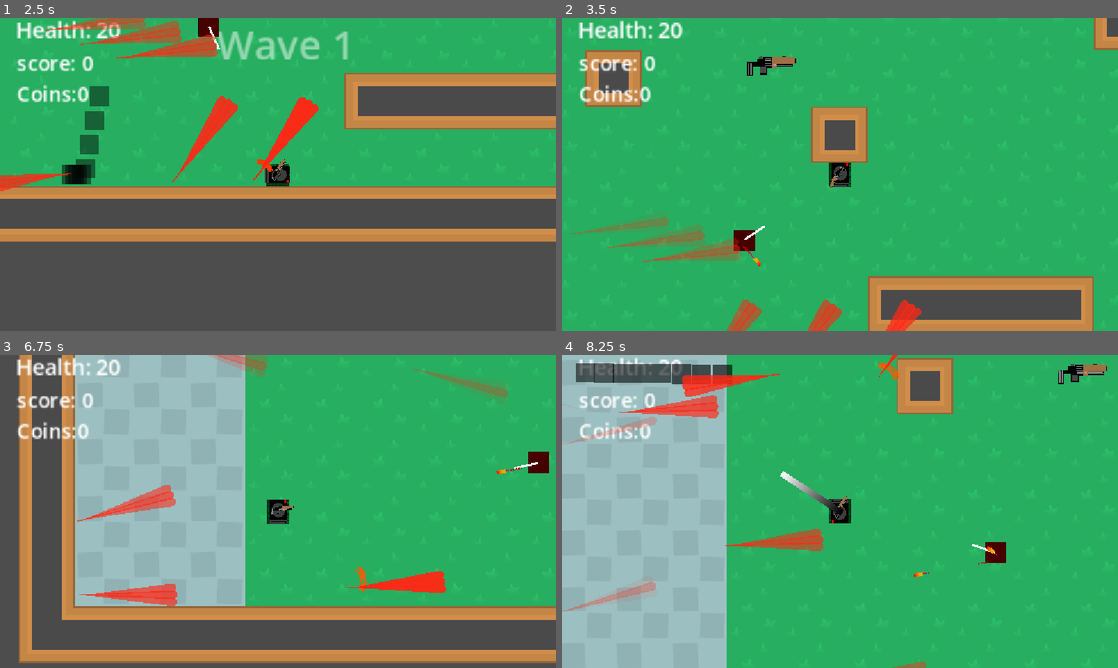
Above: before the commit, frames 1-4 (two rows, left to right).
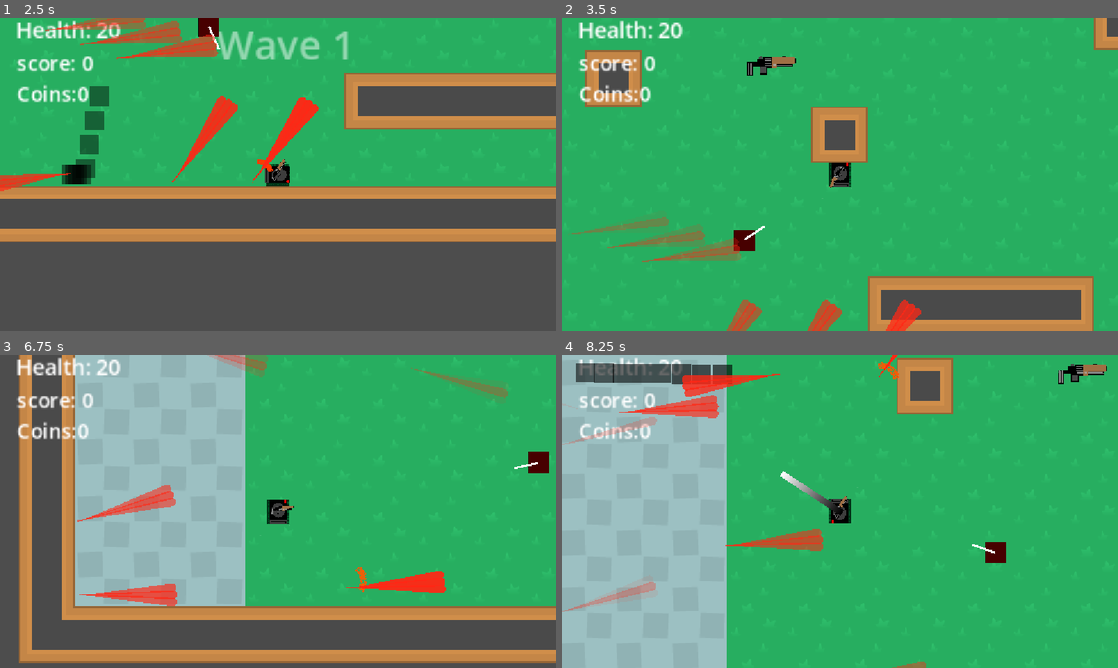
Above: after the commit, the same moments.

Repository: isaacK-428/shot_gun_craze
Game: Godot game, scene res://scenes/test_scene.tscn
Same seed, same stepped clock (60 frames per second), same inputs: the game is played once before the commit and once after it. This scene is started directly instead of the project's main scene.
Inputs (mouse positions are in pixels of both pictures, inside the frame that each line leads up to):
- Up to frame 1 (2.5 s): move the mouse to (400, 158) at 0.52 s; hold Right (go_right) 0.53-1.28 s; hold Space (shoot) 0.53-1.28 s; move the mouse to (166, 190) at 1.27 s; hold Down (go_down) 1.28-2.03 s; tap Shift (dash) at 1.35 s; tap Space (shoot) at 1.55 s; move the mouse to (333, 105) at 2.02 s; hold Right (go_right) from 2.03 s (still down); hold Space (shoot) from 2.03 s (still down); tap E (melee_attack) at 2.1 s
- Up to frame 2 (3.5 s): move the mouse to (812, 237) at 2.77 s; release Right (go_right) at 2.78 s; release Space (shoot) at 2.78 s; hold Up (go_up) from 2.78 s (still down); tap Space (shoot) at 2.85 s
- Up to frame 3 (6.75 s): move the mouse to (444, 558) at 3.52 s; release Up (go_up) at 3.53 s; hold Space (shoot) 3.53-4.28 s; hold Left (go_left) 3.53-5.03 s; move the mouse to (111, 464) at 4.27 s; tap Shift (dash) at 4.35 s; tap Space (shoot) at 4.55, 5.85 s; move the mouse to (305, 511) at 5.02 s; hold Down (go_down) 5.03-5.78 s; hold Space (shoot) 5.03-5.78 s; tap E (melee_attack) at 5.1 s; move the mouse to (194, 433) at 5.77 s; hold Right (go_right) 5.78-6.53 s; move the mouse to (400, 495) at 6.52 s; hold Up (go_up) from 6.53 s (still down); hold Space (shoot) from 6.53 s (still down)
- Up to frame 4 (8.25 s): move the mouse to (728, 527) at 7.27 s; release Up (go_up) at 7.28 s; release Space (shoot) at 7.28 s; hold Right (go_right) 7.28-8.03 s; tap Shift (dash) at 7.35 s; tap Space (shoot) at 7.55 s; move the mouse to (895, 442) at 8.02 s; hold Down (go_down) from 8.03 s (still down); hold Space (shoot) from 8.03 s (still down); tap E (melee_attack) at 8.1 s

Frame 1 is identical in both runs. In frame 2, less than 0.1% of the frame differs, in the area x 32-36%, y 72-80%; in frame 3, less than 0.1%; in frame 4, less than 0.1%, in the area x 63-79%, y 61-71%.
Error before the commit: Invalid operands 'Nil' and 'int' in operator '-'. (res://scripts/enemy.gd:74)
Error after the commit: Invalid operands 'Nil' and 'int' in operator '-'. (res://scripts/enemy.gd:75)

Commit message:
blood bug
fixed bug where blood stayed through levels bvecause it was a child of the get_tree().root node so i jjust addede it to the defualt scene node als a bug where enemies would die when attacking player

Diff:
--- a/scenes/bullet.tscn
+++ b/scenes/bullet.tscn
@@ -46,7 +46,7 @@
 color_ramp = SubResource("GradientTexture1D_eoqba")
 alpha_curve = SubResource("CurveTexture_y25gk")
 
-[node name="bullet" type="Area2D" unique_id=190197655]
+[node name="bullet" type="Area2D" unique_id=190197655 groups=["bullet"]]
 rotation = 1.5707964
 scale = Vector2(0.16, 0.16)
 collision_layer = 8
--- a/scenes/enemy.tscn
+++ b/scenes/enemy.tscn
@@ -28,7 +28,7 @@
 [sub_resource type="CircleShape2D" id="CircleShape2D_5uy6h"]
 radius = 5.0
 
-[node name="enemy" type="CharacterBody2D" unique_id=1275416041 groups=["enemy"]]
+[node name="enemy" type="CharacterBody2D" unique_id=1275416041 groups=["delete", "enemy"]]
 collision_layer = 2
 collision_mask = 4
 script = ExtResource("1_7p1mj")
--- a/scenes/maps/courtyard.tscn
+++ b/scenes/maps/courtyard.tscn
@@ -35,7 +35,7 @@
 offset_right = 248.27592
 offset_bottom = 135.34486
 
-[node name="Button2" type="Button" parent="player/perks" unique_id=261758271]
+[node name="Button" type="Button" parent="player/perks" unique_id=261758271]
 z_index = 11
 layout_mode = 0
 offset_left = 23.275864
@@ -67,4 +67,4 @@
 [node name="interest_point3" parent="." unique_id=997267898 instance=ExtResource("6_n25pp")]
 position = Vector2(498, 173)
 
-[connection signal="pressed" from="player/perks/Button2" to="." method="_on_button_2_pressed"]
+[connection signal="pressed" from="player/perks/Button" to="." method="_on_button_pressed"]
--- a/scenes/power_up.tscn
+++ b/scenes/power_up.tscn
@@ -19,7 +19,7 @@
 [sub_resource type="RectangleShape2D" id="RectangleShape2D_ig136"]
 size = Vector2(133.33333, 120)
 
-[node name="power_up" type="Area2D" unique_id=1819289513]
+[node name="power_up" type="Area2D" unique_id=1819289513 groups=["delete"]]
 scale = Vector2(0.15, 0.15)
 collision_layer = 32
 script = ExtResource("1_j7my0")
--- a/scripts/enemy.gd
+++ b/scripts/enemy.gd
@@ -4,6 +4,7 @@
 var speed= 60
 var health = 3
 var credits = 5
+var Root = null
 var blood = preload("res://scenes/visual affects/blood.tscn")
 var coin  = preload("res://scenes/coin.tscn")
 var inside = false
@@ -159,16 +160,8 @@
 		B_I.global_rotation = gun.rotation
 		B_I.jump(5,cheese.delta2)
 		B_I.bullet_damage=1
-		get_tree().root.add_child(B_I)
+		Root.add_child(B_I)
 		#recoil_amount = Vector2.RIGHT.rotated(gun.rotation + PI) * 7
-	if enemy_type == "bomber":
-		var EX_I = bomb.instantiate()
-		EX_I.global_position = global_position
-		EX_I.direction = Vector2.RIGHT.rotated(gun.rotation)
-		EX_I.global_rotation = gun.rotation
-		EX_I.rotation_degrees+=randi_range(-20,20)
-
-		get_tree().root.add_child(EX_I)
 func spawn_blood():
 	for i in 10:
 		var blood_instance = blood.instantiate()
@@ -177,7 +170,7 @@
 		#blood_instance.direction.y+randi_range(-360,360)
 		blood_instance.direction = Vector2(randf_range(-1.0, 1.0), randf_range(-1.0, 1.0)).normalized()
 		blood_instance.direction = blood_instance.direction.normalized()
-		get_tree().root.add_child(blood_instance)
+		Root.add_child(blood_instance)
 func loot_drops():
 	var chance = randi_range(0,8)
 	if chance==1:
--- a/scripts/enemy_spawner.gd
+++ b/scripts/enemy_spawner.gd
@@ -15,6 +15,7 @@
 	var boss_chance = randi_range(1,100)
 	E_I.global_position.x=global_position.x+randi_range(-spawn_range,spawn_range)
 	E_I.global_position.y=global_position.y+randi_range(-spawn_range,spawn_range)
+	E_I.Root = $"../.."
 	var type = randi_range(1,6)
 	#if type==1:
 		#E_I.enemy_type = "normal"
--- a/scripts/main_menu.gd
+++ b/scripts/main_menu.gd
@@ -4,6 +4,7 @@
 var normal = preload("res://normal.tres")
 var normal_float = preload("res://normal_hover.tres")
 var float_active = normal_float
+var cheese2 = preload("res://scenes/load.tscn")
 #preload("res://active_float.tres")
 var maps = [
 	preload("res://scenes/maps/courtyard.tscn"),
@@ -12,7 +13,13 @@
 ]
 # Called when the node enters the scene tree for the first time.
 func _ready() -> void:
-	pass # Replace with function body.
+	var deletes = get_tree().get_nodes_in_group("delete")
+	#for i in deletes:
+		#i.queue_free()
+	for i in deletes:
+		# Only delete nodes in the "delete" group that are attached to the root
+		if i.get_parent() == get_tree().root:
+			i.queue_free()
 
 
 # Called every frame. 'delta' is the elapsed time since the previous frame.
@@ -40,6 +47,7 @@
 	if maps:
 		cheese.difficulty = difficulty
 		var scene = maps.pick_random()
+		play_now()
 		get_tree().change_scene_to_packed(scene)
 func change_visuals(D):
 	if D == 1:
@@ -69,13 +77,18 @@
 
 
 func _on_house_pressed() -> void:
+	play_now()
 	get_tree().change_scene_to_packed(maps[1])
 
 
 
 func _on_courtyard_pressed() -> void:
+	play_now()
 	get_tree().change_scene_to_packed(maps[0])
 
 
 func _on_docks_pressed() -> void:
+	play_now()
 	get_tree().change_scene_to_packed(maps[2])
+func play_now():
+	pass
--- a/scripts/main_scene.gd
+++ b/scripts/main_scene.gd
@@ -54,7 +54,10 @@
 		cheese.choose_perks = true
 		$player/perks.show()
 		$player/perks/Panel.show()
-		$player/perks/Button2.show()
+		$player/perks/Button.show()
+		var deletes = get_tree().get_nodes_in_group("bullet")
+		for i in deletes:
+			i.queue_free()
 		#wave(wave_n)
 	#wave(wave_n)
 
@@ -63,10 +66,14 @@
 
 
 
-func _on_button_2_pressed() -> void:
+
+
+
+
+func _on_button_pressed() -> void:
 	cheese.choose_perks = false
 	wave(wave_n)
 	#$player/perks.hide()
 	$player/perks/Panel.hide()
-	$player/perks/Button2.hide()
+	$player/perks/Button.hide()
 	waiting_for_perk == false
--- a/scripts/player.gd
+++ b/scripts/player.gd
@@ -106,12 +106,13 @@
 				if ray.is_colliding():
 					var collider = ray.get_collider()
 					var collision_point = ray.get_collision_point()
-					if collider.has_method("take_damage"):
-						collider.take_damage(damage)
-						var S_G_I = shot_gun_particles_1.instantiate()
-						$bullet_container.add_child(S_G_I)
-						S_G_I.global_position=collision_point
-						S_G_I.emitting = true
+					if collider!=null:
+						if collider.has_method("take_damage"):
+							collider.take_damage(damage)
+							var S_G_I = shot_gun_particles_1.instantiate()
+							$bullet_container.add_child(S_G_I)
+							S_G_I.global_position=collision_point
+							S_G_I.emitting = true
 func _on_enemy_detect_body_entered(body: Node2D) -> void:
 	if body.is_in_group("enemy"):
 		body.near_player=true
@@ -131,7 +132,7 @@
 		health-=amount
 		hud.change_health(health)
 		if health<=0:
-			die()
+			self.die()
 func die():
 	set_physics_process(false)
 	await get_tree().create_timer(2.0).timeout
